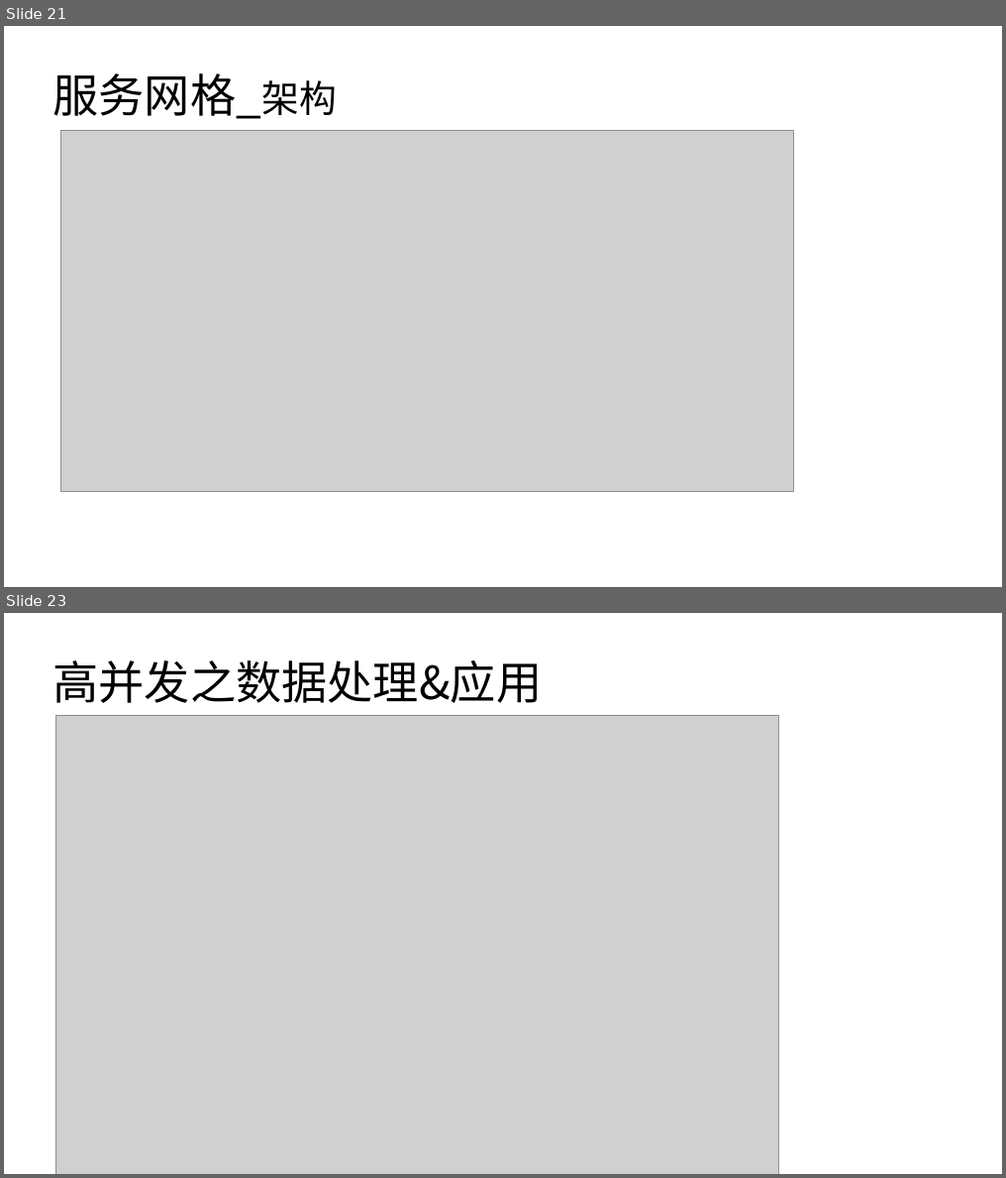
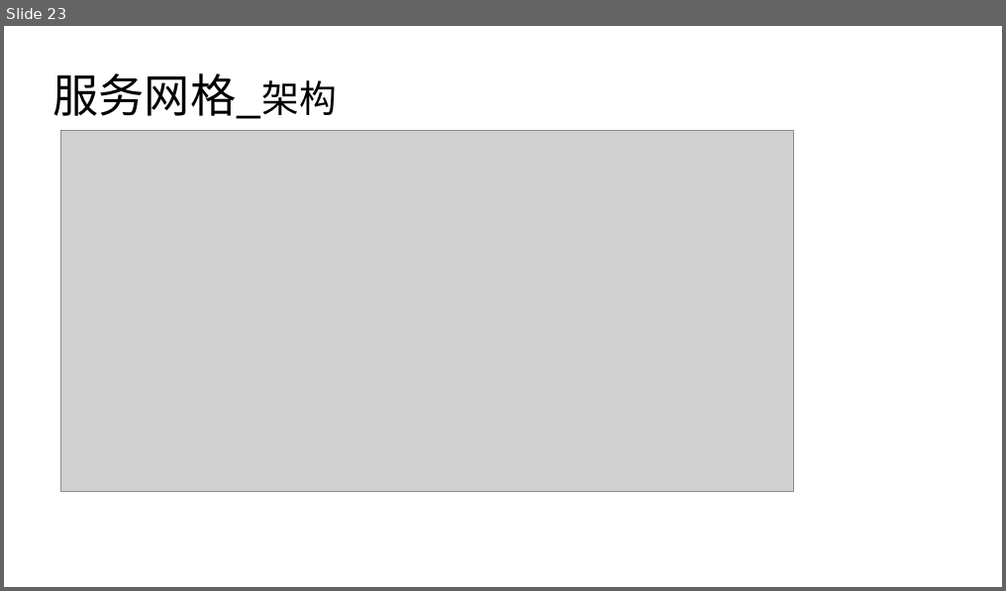
Before and after one commit to haydenwang/docs-all, a slide deck: 互联网技术架构变迁.pptx. Shown one above the other, each under a label of ours: slides 21 and 23 before the commit, slide 23 after it; the slides between them are not shown. The pictures are 1006x1178 and 1006x591 pixels, drawn with LibreOffice and Linux fonts; fonts in the diff are those of the drawing; grey boxes stand for pictures. Boxes give left, top, right and bottom in pixels: in the first picture for what was removed or moved away, otherwise in the second. Text is boxed around its words. In the diff, an @@ line names an element or a change of style, - is before the commit and + after.

```diff
--- a/互联网技术架构变迁.pptx
+++ b/互联网技术架构变迁.pptx
@@ slide 23 removed at <box>4,613,1002,1174</box>, background #FFFFFF @@
@@ title removed at <box>53,661,542,703</box> @@
-高并发之数据处理&应用
@@ picture removed at <box>56,715,779,1174</box> @@
@@ what was slide 21 is now slide 23 @@
```
Also in this commit, not shown: 10 slides changed, 5 slides added, 2 other slides removed, 2 other files.
